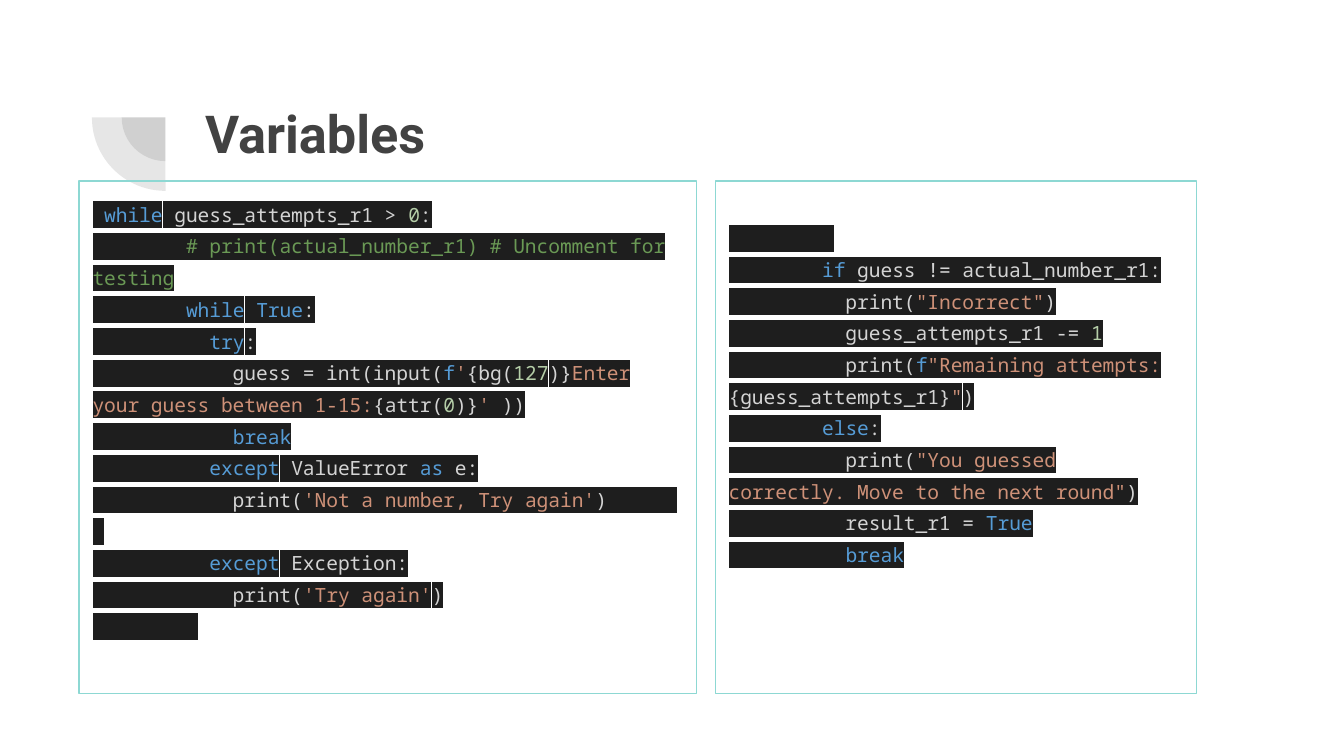
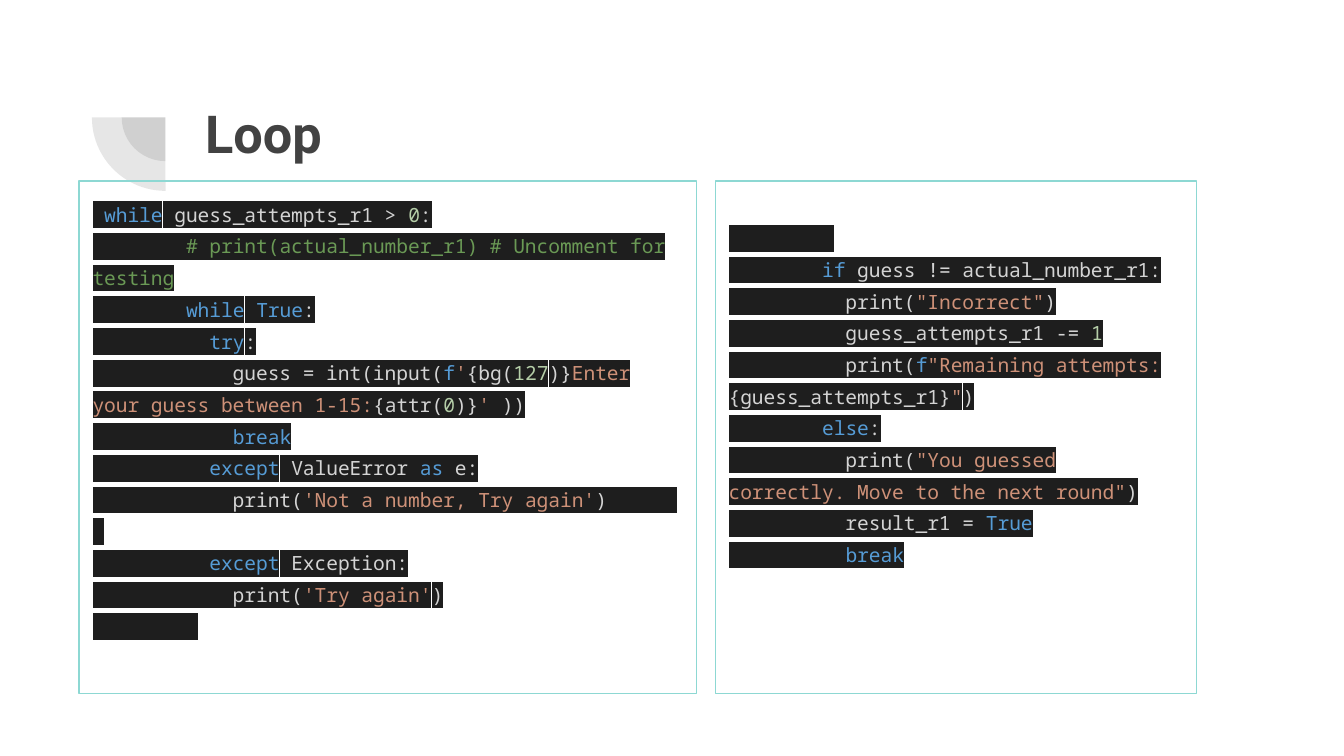
Before and after one commit to fabs-pe/T1A3, a slide deck: slide 6 of slide deck/T1A3 slide deck.pptx. Drawn at 1344x756 pixels with LibreOffice and Linux fonts; fonts in the diff are those of the drawing. Boxes give left, top, right and bottom in pixels: in the first picture for what was removed or moved away, otherwise in the second. Text is boxed around its words. In the diff, an @@ line names an element or a change of style, - is before the commit and + after.

```diff
--- a/slide deck/T1A3 slide deck.pptx
+++ b/slide deck/T1A3 slide deck.pptx
@@ title at (205,116,322,164): text changed @@
-Variables
+Loop
```
Also in this commit, not shown: 1 slide added, 1 slide removed, 4 other files.
